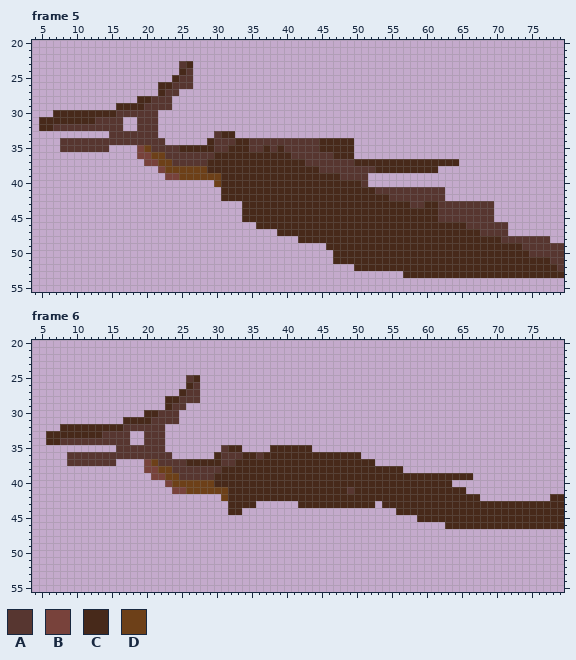
Pixel-art file -- dino_pizdec_ogromni_i_letaet.aseprite. This is how it looked before the edit.
80x66 pixels, 7 frames. Shown: frame 5: x 4..79, y 20..55; frame 6: x 4..79, y 20..55. The commit also changed other frames, which this record leaves out.
Palette (. is transparent): A #573630  B #78423b  C #47291a  D #6d4018
Pixels before, frame 5 (only the part around the change), first column x 63:
38 .................
39 .................
40 .................
41 .................
42 .................
43 AAAAAAA..........
44 AAAAAAA..........
45 AAAAAAA..........
46 CCCAAAAAA........
47 CCCCCAAAA........
48 CCCCCCCCAAAAAAA..
49 CCCCCCCCCCCAAAAAA
50 CCCCCCCCCCCCAAAAA
51 CCCCCCCCCCCCCCCAA
52 CCCCCCCCCCCCCCCCA
53 CCCCCCCCCCCCCCCCC
54 .................
55 .................
Pixels before, frame 6 (only the part around the change), first column x 20:
38 BBDDAAAAAAACCCCCCCCCCCCCCCCCCCCCCCCCC.......................
39 .BBDDAAAAACCCCCCCCCCCCCCCCCCCCCCCCCCCCCCCCCCCCC.............
40 ...BDDDDDDCCCCCCCCCCCCCCCCCCCCCCCCCCCCCCCCCC................
41 ....BBDDDDDDCCCCCCCCCCCCCCCCCACCCCCCCCCCCCCCCC..............
42 ...........DCCCCCCCCCCCCCCCCCCCCCCCCCCCCCCCCCCCC..........CC
43 ............CCCC......CCCCCCCCCCC.CCCCCCCCCCCCCCCCCCCCCCCCCC
44 ............CC......................CCCCCCCCCCCCCCCCCCCCCCCC
45 .......................................CCCCCCCCCCCCCCCCCCCCC
46 ...........................................CCCCCCCCCCCCCCCCC
47 ............................................................
48 ............................................................
49 ............................................................
50 ............................................................
After:
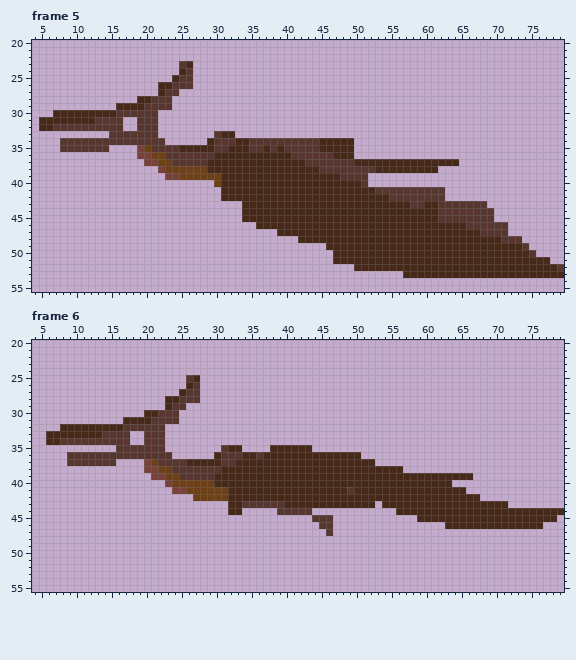
From old to new:
Changed rows in their new state; - is an unchanged pixel.
Frame 5:
first column x 69:
43 .
first column x 74:
48 ....--
49 -.....
50 --....
51 ----..
Frame 6:
first column x 27:
42 DDDD-----------------------------------------------..
43 -------AAAAAACC------------------------------........
44 ------------AAAAA------------------------------------
45 -----------------AAA--------------------------------.
46 ------------------AA------------------------------...
47 -------------------A---------------------------------
